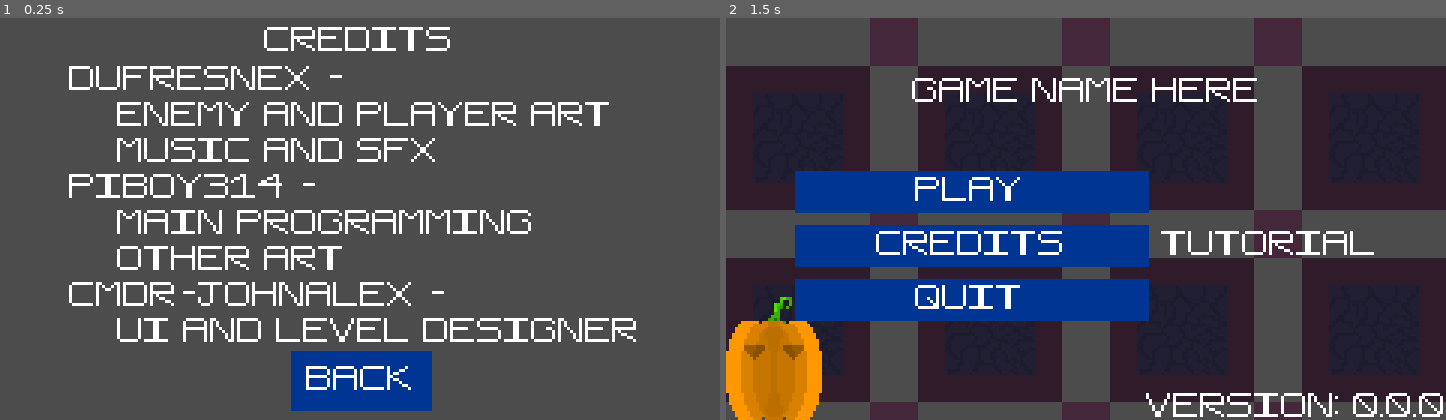
Above: before the commit, frames 1-2 (left to right).
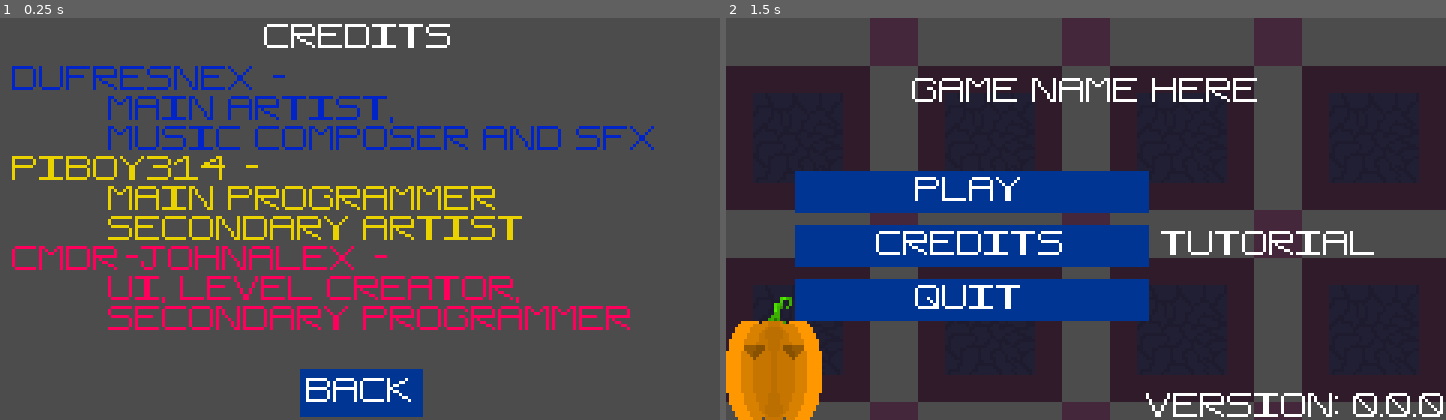
Above: after the commit, the same moments.

Repository: CMDR-Piboy314/Ludum-Dare-51
Game: Godot game, scene res://scn/UI/creditsMenu.tscn
Two runs of this game, one before a commit and one after it. Both use one fixed random seed, a clock stepped at 60 frames per second and the inputs below. This scene is started directly instead of the project's main scene.
Inputs:
- Up to frame 1 (0.25 s): no input
- Up to frame 2 (1.5 s): tap Enter at 0.5 s; hold D (move_right) 0.53-1.25 s; hold E (shoot) 0.53-1.25 s; click "Back" at 1.25 s

The runs differ from the first frame. In frame 1, 17% of the frame differs, in the area x 1-91%, y 1-100%; in frame 2, nothing differs.

Commit message:
Changed credits menu

Diff:
--- a/scn/UI/creditsMenu.tscn
+++ b/scn/UI/creditsMenu.tscn
@@ -6,6 +6,10 @@
 [ext_resource path="res://res/fnt/ludum/ludum.ttf" type="DynamicFontData" id=5]
 
 [sub_resource type="DynamicFont" id=1]
+size = 8
+font_data = ExtResource( 5 )
+
+[sub_resource type="DynamicFont" id=3]
 size = 8
 font_data = ExtResource( 5 )
 
@@ -26,27 +30,18 @@
 anchor_top = 1.0
 anchor_right = 0.5
 anchor_bottom = 1.0
-margin_left = -23.5
-margin_top = -23.0
-margin_right = 23.5
-margin_bottom = -3.0
+margin_left = -20.0
+margin_top = -17.0
+margin_right = 21.0
+margin_bottom = -1.0
 theme = ExtResource( 3 )
 script = ExtResource( 2 )
 
-[node name="Menu" type="VBoxContainer" parent="."]
-anchor_left = 0.5
-anchor_top = 0.5
-anchor_right = 0.5
-anchor_bottom = 0.5
-margin_left = -97.0
-margin_top = -64.0
-margin_right = 97.0
-margin_bottom = 42.0
-
-[node name="Title" type="Label" parent="Menu"]
-margin_left = 65.0
-margin_right = 128.0
-margin_bottom = 9.0
+[node name="Title" type="Label" parent="."]
+margin_left = 88.0
+margin_top = 2.0
+margin_right = 151.0
+margin_bottom = 11.0
 size_flags_horizontal = 4
 custom_fonts/font = SubResource( 1 )
 text = "Credits"
@@ -57,21 +52,54 @@
 "_editor_description_": "This will be replaced by the logo"
 }
 
-[node name="Label" type="Label" parent="Menu"]
-margin_top = 13.0
-margin_right = 194.0
-margin_bottom = 106.0
+[node name="RichTextLabel" type="RichTextLabel" parent="."]
+anchor_left = 0.5
+anchor_top = 0.5
+anchor_right = 0.5
+anchor_bottom = 0.5
+margin_left = -116.0
+margin_top = -51.5
+margin_right = 116.0
+margin_bottom = 55.5
+custom_fonts/normal_font = SubResource( 3 )
+bbcode_enabled = true
+bbcode_text = "[color=#0025c9]DUFRESNEX -
+        MAIN ARTIST,
+        MUSIC COMPOSER AND SFX[/color]
+[color=#ebd300]PIBOY314 -
+        MAIN PROGRAMMER
+        SECONDARY ARTIST[/color]
+[color=#ff005d]CMDR-JOHNALEX -
+        UI, LEVEL CREATOR,
+        SECONDARY PROGRAMMER[/color]"
+text = "DUFRESNEX -
+        MAIN ARTIST,
+        MUSIC COMPOSER AND SFX
+PIBOY314 -
+        MAIN PROGRAMMER
+        SECONDARY ARTIST
+CMDR-JOHNALEX -
+        UI, LEVEL CREATOR,
+        SECONDARY PROGRAMMER"
+
+[node name="Label" type="Label" parent="."]
+visible = false
+margin_left = 5.0
+margin_top = 12.0
+margin_right = 235.0
+margin_bottom = 117.0
 size_flags_horizontal = 3
 size_flags_vertical = 3
 custom_fonts/font = SubResource( 2 )
 text = "DufresneX -
-    Enemy and player art
-    Music and SFX
+        Main Artist,
+        Music composer and SFX
 Piboy314 -
-    Main programming
-    Other art
+        Main programmer
+        Secondary artist
 CMDR-JohnAlex -
-    UI and level designer"
+        UI, level creator,
+        Secondary programmer"
 uppercase = true
 
 [connection signal="pressed" from="BackBtn" to="BackBtn" method="_on_BackBtn_pressed"]
Not shown: 1 places in scn/UI/creditsMenu.tscn that only renumber resources
